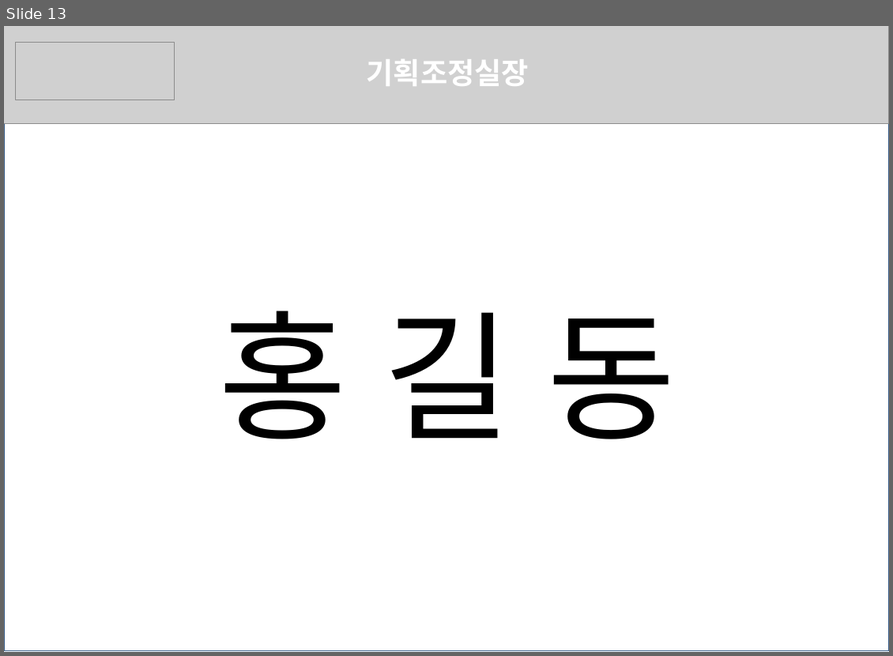
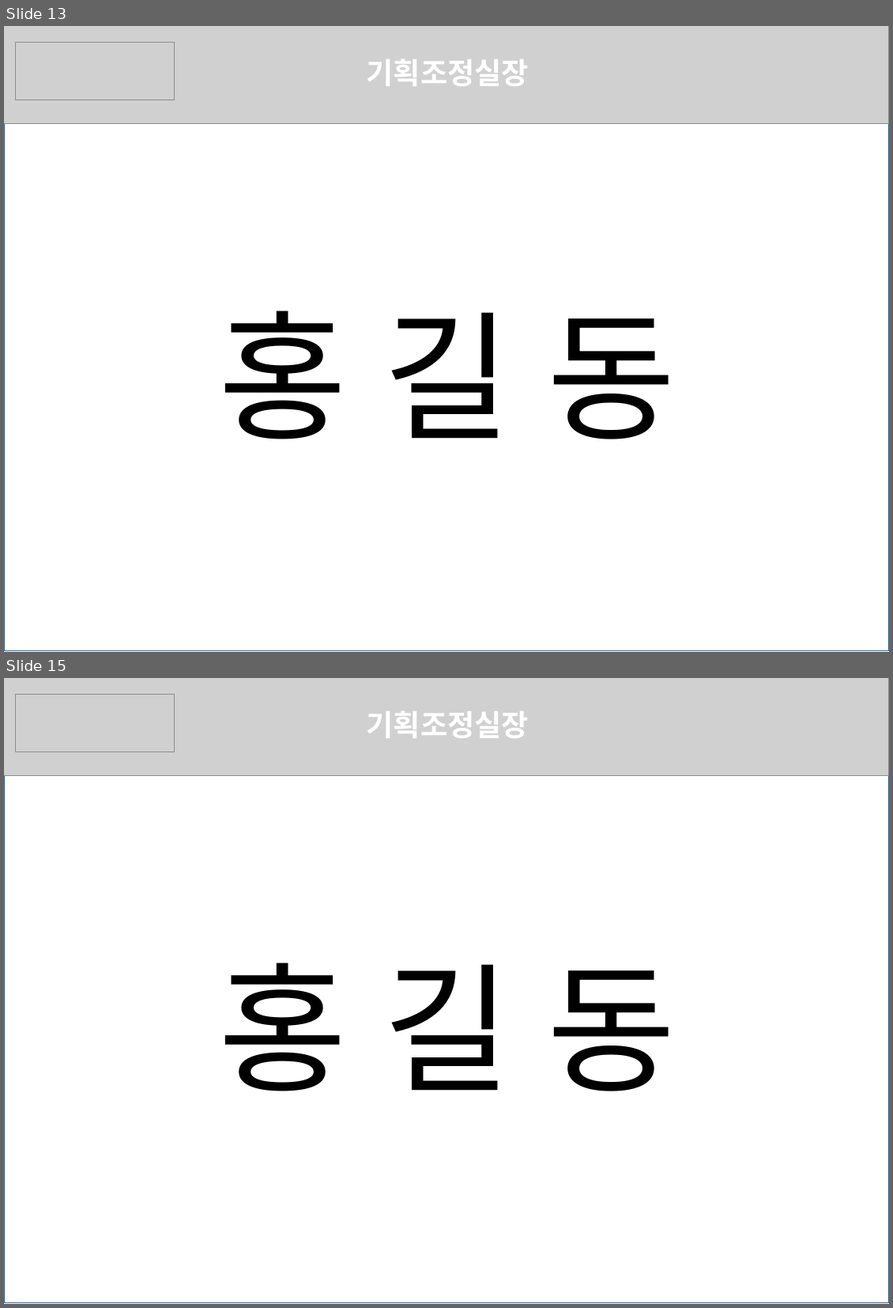
Before and after one commit to Sohyun043011/ppt_jpg, a slide deck: 양식2.pptx. Shown one above the other, each under a label of ours: slide 13 before the commit, slides 13 and 15 after it; the slides between them are not shown. The pictures are 893x656 and 893x1308 pixels, drawn with LibreOffice and Linux fonts; fonts in the diff are those of the drawing; grey boxes stand for pictures. Boxes give left, top, right and bottom in pixels: in the first picture for what was removed or moved away, otherwise in the second. Text is boxed around its words. In the diff, an @@ line names an element or a change of style, - is before the commit and + after.

```diff
--- a/양식2.pptx
+++ b/양식2.pptx
@@ slide 15 added at (4, 678, 889, 1304), background #FFFFFF @@
@@ picture added at (4, 678, 889, 777) @@
@@ picture added at (16, 694, 175, 752) @@
@@ text added at (367, 711, 529, 738), 28 pt, text #FFFFFF, bold @@
+기획조정실장
@@ rectangle added at (4, 774, 889, 1303), outline #3A5F8C 0.25 pt @@
@@ text added at (218, 962, 676, 1091), 133 pt, text #000000 @@
+홍 길 동
```
Also in this commit, not shown: 1 other slide added, 5 other files.
